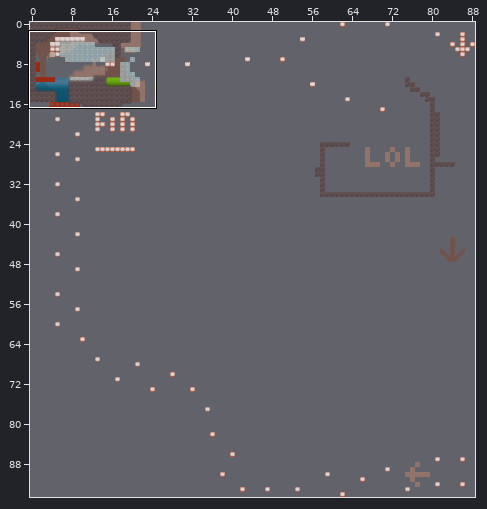
An edit to a level. Tiled map, data/assets/Test_map3ready.tmx. The picture above shows the old version from afar; the outline marks the close-up.
Close-up. As it was:
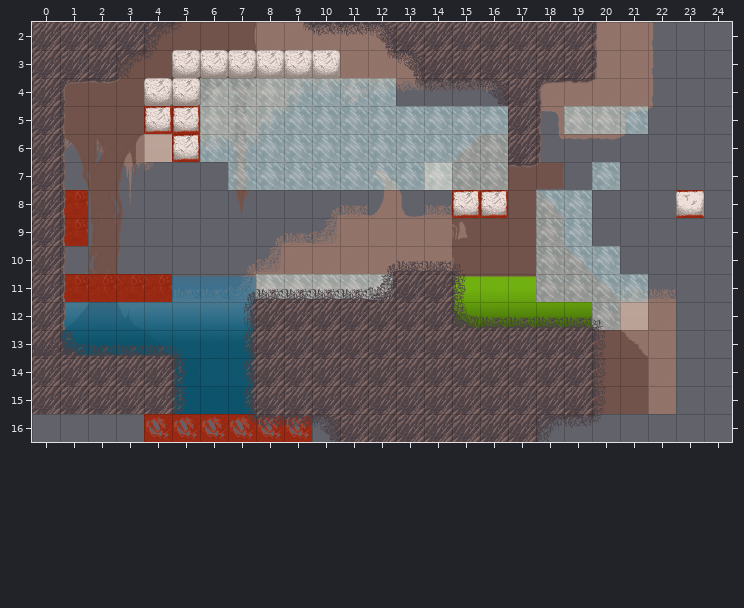
Cells are 64x64 px. Shown: x 0..24, y 2..16.
New version:
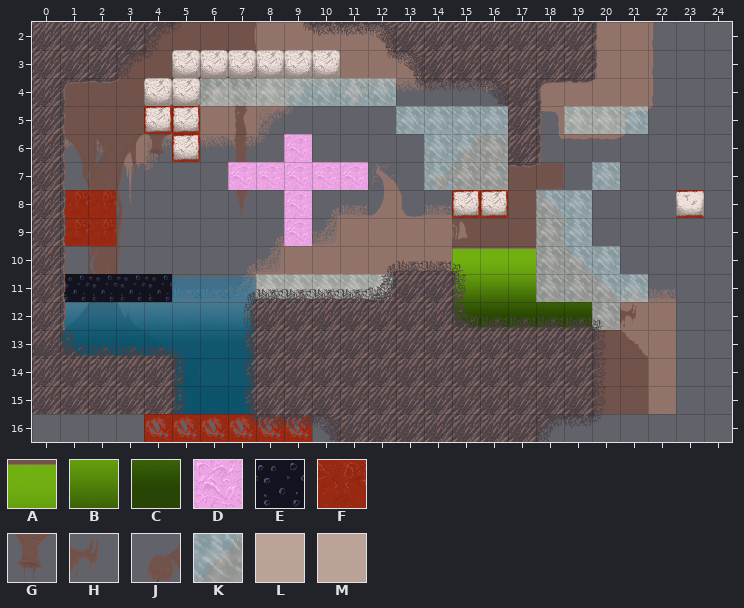
Key: from "AcidTile": A 0 "Water", B 1, C 2; from "Gum": D 0 "Block"; from "Tar": E 0 "Block"; from "Tile1A": F 0 "Block"; from "Tile1back": G 74, H 83, J 86; from "TileIce": K 0 "Block"; from "back": L 3, M 12.
_ is an empty cell.
See-through tiles are keyed as they look on the map.
Changes in this commit:
{"where": "layer \"Background1\""}
{"y":6,"x":4,"old":"L","new":"G"}
{"y":7,"x":14,"old":"M","new":"J"}
{"y":12,"x":21,"old":"M","new":"H"}
{"where": "layer \"Level\""}
{"y":5,"x":6,"old":"KKKKKKK","new":"_______"}
{"y":6,"x":6,"old":"KKKKKKKK","new":"___D____"}
{"y":7,"x":7,"old":"KKKKKKK","new":"DDDDD__"}
{"y":8,"x":2,"old":"_","new":"F"}
{"y":8,"x":9,"old":"_","new":"D"}
{"y":9,"x":2,"old":"_","new":"F"}
{"y":9,"x":9,"old":"_","new":"D"}
{"y":10,"x":15,"old":"___","new":"AAA"}
{"y":11,"x":1,"old":"FFFF","new":"EEEE"}
{"y":11,"x":15,"old":"AAA","new":"BBB"}
{"y":12,"x":15,"old":"BBBBB","new":"CCCCC"}
{"label":"changed","picture_box":[200,106,452,246]}
{"label":"changed","picture_box":[144,134,172,162]}
{"label":"added","picture_box":[88,190,116,246]}
{"label":"changed","picture_box":[452,248,592,329]}
{"label":"changed","picture_box":[63,274,172,302]}
{"label":"changed","picture_box":[620,302,648,330]}
